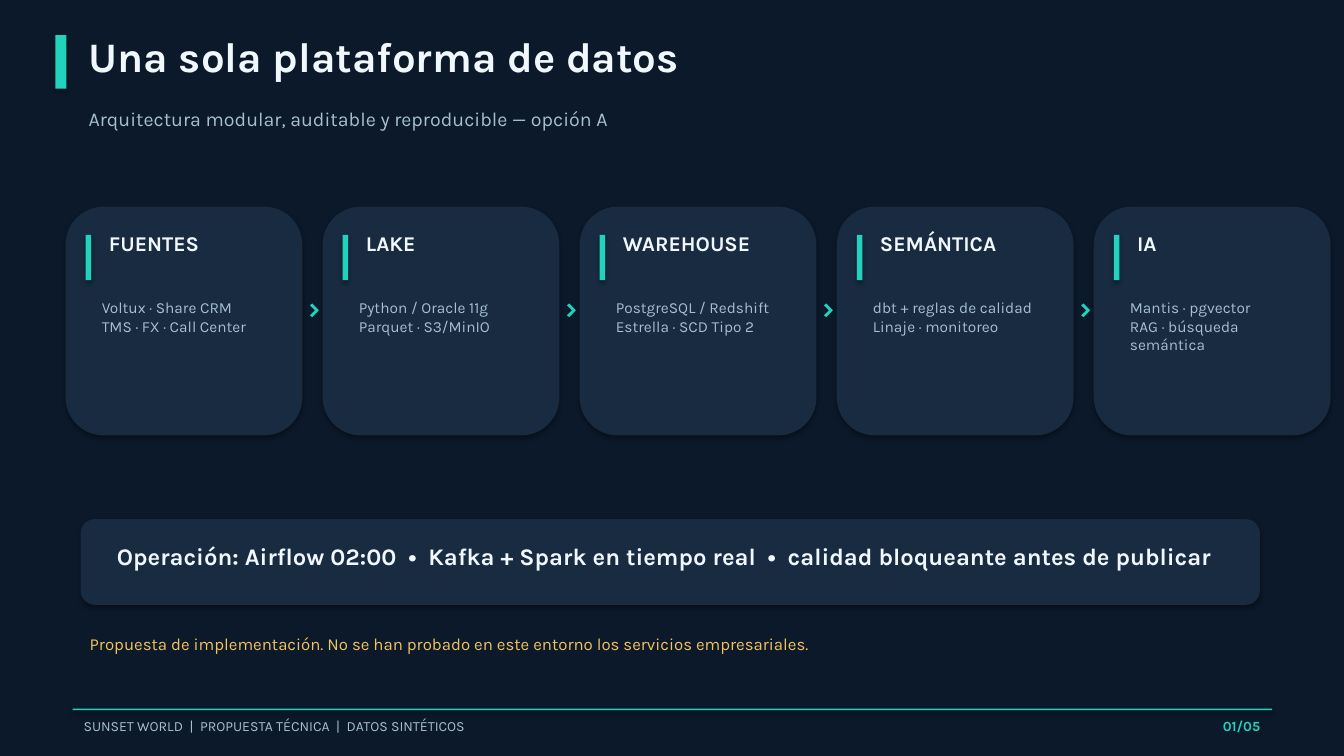
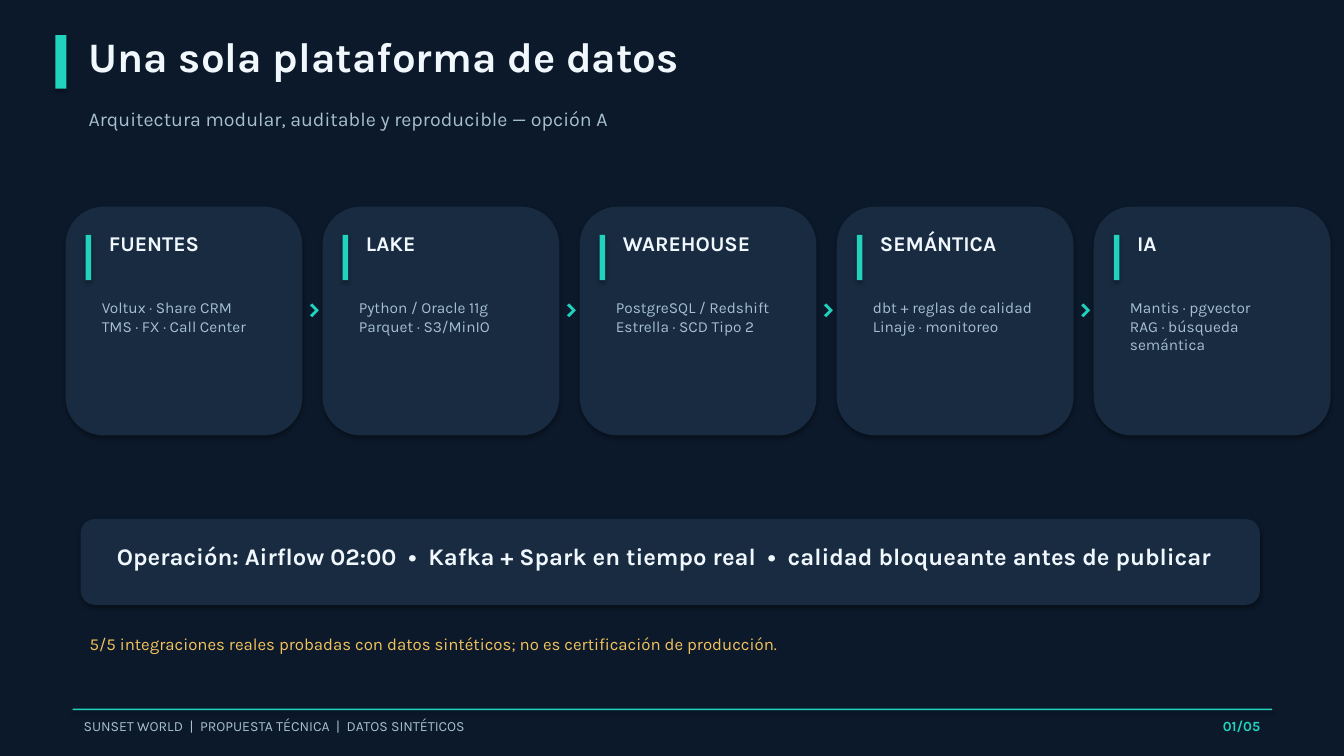
Before and after one commit to jairdiazrios95-web/sunset-world-data-platform, a slide deck: slide 1 of deliverables/Sunset_World_Presentacion_Ejecutiva.pptx. Drawn at 1344x756 pixels with LibreOffice and Linux fonts; fonts in the diff are those of the drawing. Boxes give left, top, right and bottom in pixels: in the first picture for what was removed or moved away, otherwise in the second. Text is boxed around its words. In the diff, an @@ line names an element or a change of style, - is before the commit and + after.

```diff
--- a/deliverables/Sunset_World_Presentacion_Ejecutiva.pptx
+++ b/deliverables/Sunset_World_Presentacion_Ejecutiva.pptx
@@ text at <box>90,637,777,654</box>: text changed @@
-Propuesta de implementación. No se han probado en este entorno los servicios empresariales.
+5/5 integraciones reales probadas con datos sintéticos; no es certificación de producción.
```
Also in this commit, not shown: 4 other slides changed, 2 other files.
